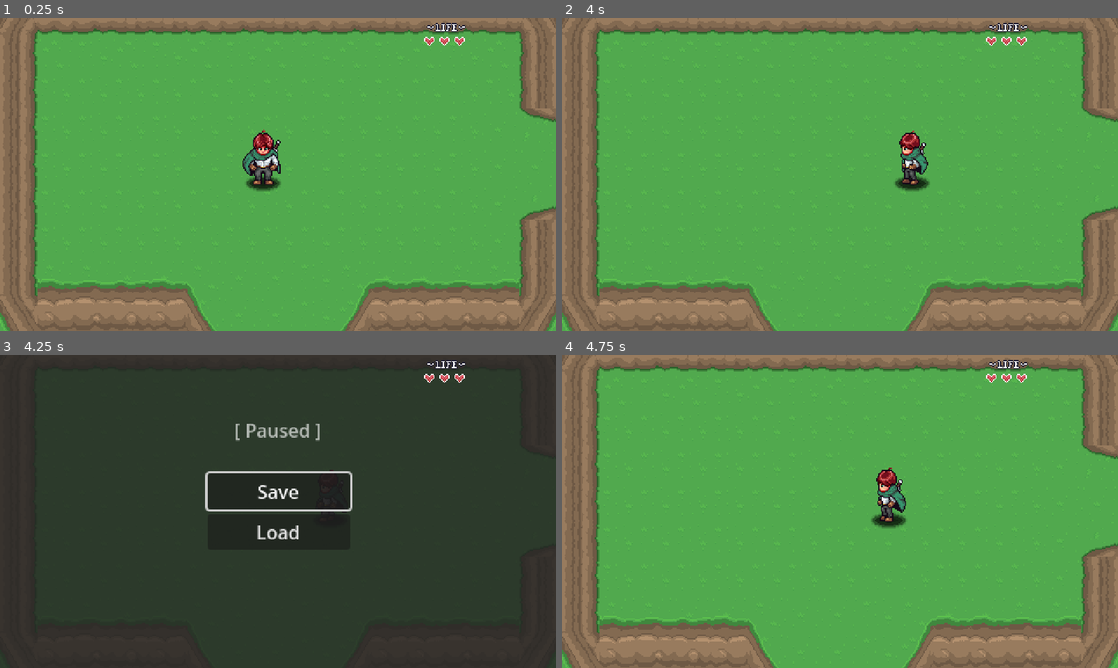
Above: before the commit, frames 1-4 (two rows, left to right).
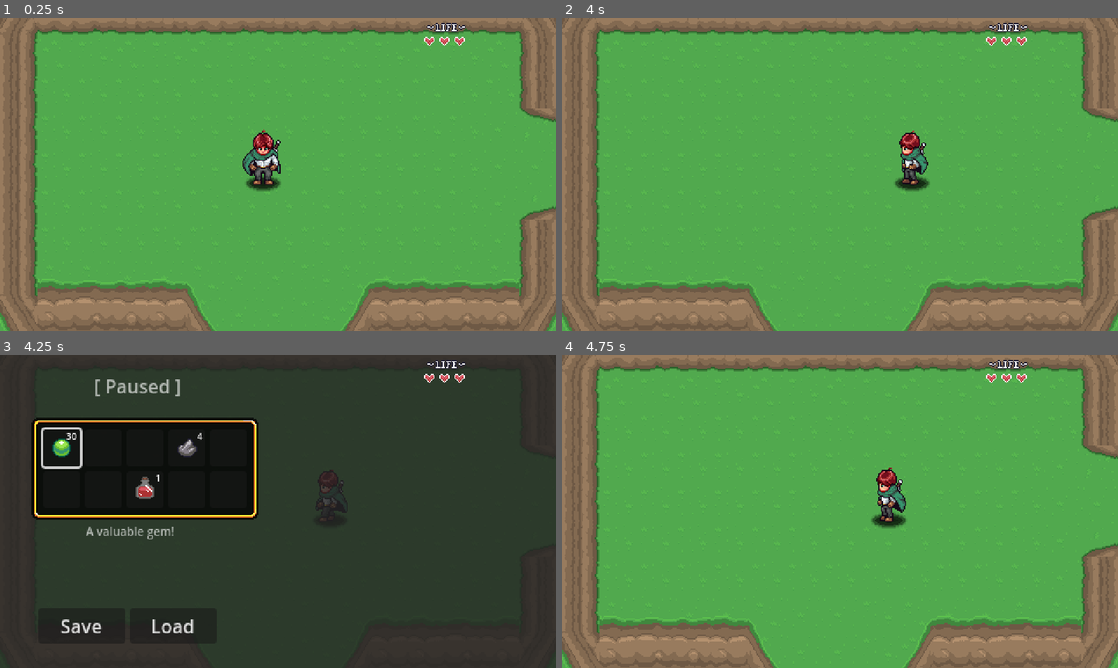
Above: after the commit, the same moments.

Repository: MihailJordanov/AdventutoramaRPG
Game: Godot game, scene res://Levels/Area01/01.tscn
Same seed, same stepped clock (60 frames per second), same inputs: the game is played once before the commit and once after it.
Inputs:
- Up to frame 1 (0.25 s): no input
- Up to frame 2 (4 s): hold D (right) 0.53-1.28 s; hold Z (attack) 0.53-1.28 s; hold S (down) 1.28-2.03 s; tap Z (attack) at 1.35, 2.85 s; hold D (right) 2.03-2.78 s; hold Z (attack) 2.03-2.78 s; hold W (up) 2.78-3.53 s; hold A (left) from 3.53 s (still down); hold Z (attack) from 3.53 s (still down)
- Up to frame 3 (4.25 s): keep holding A (left); keep holding Z (attack); tap Escape (pause) at 4.15 s
- Up to frame 4 (4.75 s): release A (left) at 4.25 s; release Z (attack) at 4.25 s; click "Save" at 4.25 s

Frames 1-2 are identical in both runs. In frame 3, 14% of the frame differs, in the area x 5-64%, y 7-89%; in frame 4, nothing differs.

Commit message:
Resource Based Inventory System

Diff:
--- /dev/null
+++ b/GUI/Pause_menu/Inventory/Scripts/inventory_data.gd
@@ -0,0 +1,6 @@
+class_name InventoryData extends Resource
+
+@export var slots : Array[ SlotData ]
+
+func add_item() -> void:
+	pass
--- /dev/null
+++ b/GUI/Pause_menu/Inventory/Scripts/inventory_slot_ui.gd
@@ -0,0 +1,33 @@
+class_name InventorySlotUI extends Button
+
+var slot_data : SlotData : set = set_slot_data
+
+@onready var texture_rect : TextureRect = $TextureRect
+@onready var label : Label = $Label
+
+
+
+func _ready() -> void:
+	texture_rect.texture = null
+	label.text = ""
+	focus_entered.connect( item_focused )
+	focus_exited.connect( item_unfocused )
+	pass
+
+func set_slot_data( value : SlotData ) -> void:
+	slot_data = value
+	if slot_data == null:
+		return
+
+	texture_rect.texture = slot_data.item_data.texture
+	label.text = str( slot_data.quantity )
+
+func item_focused() -> void:
+	if slot_data != null:
+		if slot_data.item_data != null:
+			PauseMenu.update_item_description( slot_data.item_data.description )
+	pass
+
+func item_unfocused() -> void:
+	PauseMenu.update_item_description( "" )
+	pass
--- /dev/null
+++ b/GUI/Pause_menu/Inventory/Scripts/inventory_ui.gd
@@ -0,0 +1,24 @@
+class_name InventoryUI extends Control
+
+const INVENTORY_SLOT = preload("res://GUI/Pause_menu/Inventory/inventory_slot.tscn")
+
+@export var data : InventoryData
+
+func _ready() -> void:
+	PauseMenu.shown.connect( update_inventory )
+	PauseMenu.hidden.connect( clear_invenory )
+	clear_invenory()
+	pass
+
+
+func clear_invenory() -> void:
+	for c in get_children():
+		c.queue_free()
+
+func update_inventory() -> void:
+	for s in data.slots:
+		var new_slot = INVENTORY_SLOT.instantiate()
+		add_child( new_slot )
+		new_slot.slot_data = s
+
+	get_child( 0 ).grab_focus()
--- /dev/null
+++ b/GUI/Pause_menu/Inventory/Scripts/slot_data.gd
@@ -0,0 +1,4 @@
+class_name SlotData extends Resource
+
+@export var item_data : ItemData
+@export var quantity : int = 0
--- /dev/null
+++ b/GUI/Pause_menu/Inventory/inventory_slot.tscn
@@ -0,0 +1,29 @@
+[gd_scene load_steps=4 format=3 uid="uid://cjemm6f475cvb"]
+
+[ext_resource type="Texture2D" uid="uid://dmspy5a3ct71d" path="res://Items/Sprites/items.png" id="1_knipy"]
+[ext_resource type="Script" uid="uid://7xulc0yx7jwc" path="res://GUI/Pause_menu/Inventory/Scripts/inventory_slot_ui.gd" id="1_svcoc"]
+
+[sub_resource type="AtlasTexture" id="AtlasTexture_svcoc"]
+atlas = ExtResource("1_knipy")
+region = Rect2(0, 0, 32, 32)
+
+[node name="InventorySlot" type="Button"]
+custom_minimum_size = Vector2(32, 32)
+offset_right = 32.0
+offset_bottom = 32.0
+script = ExtResource("1_svcoc")
+
+[node name="TextureRect" type="TextureRect" parent="."]
+layout_mode = 0
+offset_right = 32.0
+offset_bottom = 32.0
+texture = SubResource("AtlasTexture_svcoc")
+stretch_mode = 3
+
+[node name="Label" type="Label" parent="."]
+layout_mode = 0
+offset_right = 30.0
+offset_bottom = 23.0
+theme_override_font_sizes/font_size = 8
+text = "99"
+horizontal_alignment = 2
--- /dev/null
+++ b/GUI/Pause_menu/Inventory/player_inventory.tres
@@ -0,0 +1,30 @@
+[gd_resource type="Resource" script_class="InventoryData" load_steps=9 format=3 uid="uid://u037qfcnmhp"]
+
+[ext_resource type="Script" uid="uid://dptphdqllad8r" path="res://GUI/Pause_menu/Inventory/Scripts/inventory_data.gd" id="1_hkasp"]
+[ext_resource type="Script" uid="uid://br4bcnp000yhh" path="res://GUI/Pause_menu/Inventory/Scripts/slot_data.gd" id="2_8fnfv"]
+[ext_resource type="Resource" uid="uid://dy707ii5jh8bn" path="res://Items/gem.tres" id="3_8fnfv"]
+[ext_resource type="Resource" uid="uid://ux16j3h34qe1" path="res://Items/stone.tres" id="4_6vbvx"]
+[ext_resource type="Resource" uid="uid://cuqbsimlprl1b" path="res://Items/potion.tres" id="5_5bsby"]
+
+[sub_resource type="Resource" id="Resource_p7mi0"]
+script = ExtResource("2_8fnfv")
+item_data = ExtResource("3_8fnfv")
+quantity = 30
+metadata/_custom_type_script = "uid://br4bcnp000yhh"
+
+[sub_resource type="Resource" id="Resource_0t6px"]
+script = ExtResource("2_8fnfv")
+item_data = ExtResource("4_6vbvx")
+quantity = 4
+metadata/_custom_type_script = "uid://br4bcnp000yhh"
+
+[sub_resource type="Resource" id="Resource_ex750"]
+script = ExtResource("2_8fnfv")
+item_data = ExtResource("5_5bsby")
+quantity = 1
+metadata/_custom_type_script = "uid://br4bcnp000yhh"
+
+[resource]
+script = ExtResource("1_hkasp")
+slots = Array[ExtResource("2_8fnfv")]([SubResource("Resource_p7mi0"), null, null, SubResource("Resource_0t6px"), null, null, null, SubResource("Resource_ex750"), null, null])
+metadata/_custom_type_script = "uid://dptphdqllad8r"
--- a/GUI/Pause_menu/pause_menu.gd
+++ b/GUI/Pause_menu/pause_menu.gd
@@ -1,7 +1,12 @@
 extends CanvasLayer
 
-@onready var button_save : Button = $VBoxContainer/Button_Save
-@onready var button_load : Button = $VBoxContainer/Button_Load
+signal shown
+signal hidden
+
+@onready var button_save : Button = $Control/VBoxContainer/Button_Save
+@onready var button_load : Button = $Control/VBoxContainer/Button_Load
+@onready var item_description : Label = $Control/ItemDescription
+
 
 var is_paused : bool = false
 
@@ -24,12 +29,13 @@
 	get_tree().paused = true
 	visible = true
 	is_paused = true
-	button_save.grab_focus()
+	shown.emit()
 
 func hide_pause_menu() -> void:
 	get_tree().paused = false
 	visible = false
 	is_paused = false
+	hidden.emit()
 
 
 func _on_save_pressed() -> void:
@@ -47,3 +53,7 @@
 	await LevelManager.level_load_started
 	hide_pause_menu()
 	pass
+
+func update_item_description( new_text : String ) -> void:
+	item_description.text = new_text
+	pass
--- a/GUI/Pause_menu/pause_menu.tscn
+++ b/GUI/Pause_menu/pause_menu.tscn
@@ -1,12 +1,40 @@
-[gd_scene load_steps=2 format=3 uid="uid://0rc6lt6hvqnw"]
+[gd_scene load_steps=8 format=3 uid="uid://0rc6lt6hvqnw"]
 
 [ext_resource type="Script" uid="uid://dag2qb14sodge" path="res://GUI/Pause_menu/pause_menu.gd" id="1_4m15a"]
+[ext_resource type="Texture2D" uid="uid://dmspy5a3ct71d" path="res://Items/Sprites/items.png" id="2_75sfk"]
+[ext_resource type="Script" uid="uid://dgpelne2xi8ta" path="res://GUI/Pause_menu/Inventory/Scripts/inventory_ui.gd" id="3_8wqos"]
+[ext_resource type="PackedScene" uid="uid://cjemm6f475cvb" path="res://GUI/Pause_menu/Inventory/inventory_slot.tscn" id="3_40sp7"]
+[ext_resource type="Resource" uid="uid://u037qfcnmhp" path="res://GUI/Pause_menu/Inventory/player_inventory.tres" id="4_jxlrx"]
+
+[sub_resource type="AtlasTexture" id="AtlasTexture_40sp7"]
+atlas = ExtResource("2_75sfk")
+region = Rect2(96, 0, 32, 32)
+
+[sub_resource type="StyleBoxTexture" id="StyleBoxTexture_8wqos"]
+content_margin_left = 10.0
+content_margin_top = 10.0
+content_margin_right = 10.0
+content_margin_bottom = 10.0
+texture = SubResource("AtlasTexture_40sp7")
+texture_margin_left = 14.0
+texture_margin_top = 14.0
+texture_margin_right = 14.0
+texture_margin_bottom = 14.0
 
 [node name="PauseMenu" type="CanvasLayer"]
 process_mode = 3
 script = ExtResource("1_4m15a")
 
-[node name="ColorRect" type="ColorRect" parent="."]
+[node name="Control" type="Control" parent="."]
+layout_mode = 3
+anchors_preset = 15
+anchor_right = 1.0
+anchor_bottom = 1.0
+grow_horizontal = 2
+grow_vertical = 2
+
+[node name="ColorRect" type="ColorRect" parent="Control"]
+layout_mode = 1
 anchors_preset = 15
 anchor_right = 1.0
 anchor_bottom = 1.0
@@ -14,38 +42,93 @@
 grow_vertical = 2
 color = Color(0.141176, 0.141176, 0.141176, 0.831373)
 
-[node name="VBoxContainer" type="VBoxContainer" parent="."]
+[node name="Label" type="Label" parent="Control"]
+modulate = Color(1, 1, 1, 0.643137)
+layout_mode = 1
 anchors_preset = 8
 anchor_left = 0.5
 anchor_top = 0.5
 anchor_right = 0.5
 anchor_bottom = 0.5
-offset_left = -61.5
-offset_top = -33.0
-offset_right = 61.5
-offset_bottom = 33.0
+offset_left = -159.0
+offset_top = -120.0
+offset_right = -83.0
+offset_bottom = -97.0
 grow_horizontal = 2
 grow_vertical = 2
+text = "[ Paused ]"
 
-[node name="Button_Save" type="Button" parent="VBoxContainer"]
-layout_mode = 2
-text = "Save"
-
-[node name="Button_Load" type="Button" parent="VBoxContainer"]
-layout_mode = 2
-text = "Load"
-
-[node name="Label" type="Label" parent="."]
+[node name="ItemDescription" type="Label" parent="Control"]
 modulate = Color(1, 1, 1, 0.643137)
+layout_mode = 1
 anchors_preset = 8
 anchor_left = 0.5
 anchor_top = 0.5
 anchor_right = 0.5
 anchor_bottom = 0.5
-offset_left = -38.0
-offset_top = -82.0
-offset_right = 38.0
-offset_bottom = -59.0
+offset_left = -212.0
+offset_top = 10.0
+offset_right = -43.0
+offset_bottom = 33.0
 grow_horizontal = 2
 grow_vertical = 2
-text = "[ Paused ]"
+theme_override_font_sizes/font_size = 10
+text = "The red drink restores your health!"
+horizontal_alignment = 1
+autowrap_mode = 2
+
+[node name="PanelContainer" type="PanelContainer" parent="Control"]
+layout_mode = 0
+offset_left = 27.0
+offset_top = 54.0
+offset_right = 223.0
+offset_bottom = 142.0
+theme_override_styles/panel = SubResource("StyleBoxTexture_8wqos")
+
+[node name="GridContainer" type="GridContainer" parent="Control/PanelContainer"]
+layout_mode = 2
+columns = 5
+script = ExtResource("3_8wqos")
+data = ExtResource("4_jxlrx")
+
+[node name="InventorySlot3" parent="Control/PanelContainer/GridContainer" instance=ExtResource("3_40sp7")]
+layout_mode = 2
+
+[node name="InventorySlot" parent="Control/PanelContainer/GridContainer" instance=ExtResource("3_40sp7")]
+layout_mode = 2
+
+[node name="InventorySlot2" parent="Control/PanelContainer/GridContainer" instance=ExtResource("3_40sp7")]
+layout_mode = 2
+
+[node name="InventorySlot4" parent="Control/PanelContainer/GridContainer" instance=ExtResource("3_40sp7")]
+layout_mode = 2
+
+[node name="InventorySlot5" parent="Control/PanelContainer/GridContainer" instance=ExtResource("3_40sp7")]
+layout_mode = 2
+
+[node name="InventorySlot6" parent="Control/PanelContainer/GridContainer" instance=ExtResource("3_40sp7")]
+layout_mode = 2
+
+[node name="VBoxContainer" type="HBoxContainer" parent="Control"]
+layout_mode = 1
+anchors_preset = 8
+anchor_left = 0.5
+anchor_top = 0.5
+anchor_right = 0.5
+anchor_bottom = 0.5
+offset_left = -207.0
+offset_top = 83.0
+offset_right = -53.0
+offset_bottom = 114.0
+grow_horizontal = 2
+grow_vertical = 2
+
+[node name="Button_Save" type="Button" parent="Control/VBoxContainer"]
+custom_minimum_size = Vector2(75, 0)
+layout_mode = 2
+text = "Save"
+
+[node name="Button_Load" type="Button" parent="Control/VBoxContainer"]
+custom_minimum_size = Vector2(75, 0)
+layout_mode = 2
+text = "Load"
--- /dev/null
+++ b/Items/Scripts/item_data.gd
@@ -0,0 +1,6 @@
+class_name ItemData extends Resource
+
+
+@export var name : String = ""
+@export_multiline var description : String = ""
+@export var texture : Texture2D
--- /dev/null
+++ b/Items/gem.tres
@@ -0,0 +1,15 @@
+[gd_resource type="Resource" script_class="ItemData" load_steps=4 format=3 uid="uid://dy707ii5jh8bn"]
+
+[ext_resource type="Script" uid="uid://c4fmv77ej1kfs" path="res://Items/Scripts/item_data.gd" id="1_5ujwg"]
+[ext_resource type="Texture2D" uid="uid://dmspy5a3ct71d" path="res://Items/Sprites/items.png" id="2_kvxp5"]
+
+[sub_resource type="AtlasTexture" id="AtlasTexture_yq8b3"]
+atlas = ExtResource("2_kvxp5")
+region = Rect2(0, 0, 32, 32)
+
+[resource]
+script = ExtResource("1_5ujwg")
+name = "Gem"
+description = "A valuable gem!"
+texture = SubResource("AtlasTexture_yq8b3")
+metadata/_custom_type_script = "uid://c4fmv77ej1kfs"
--- /dev/null
+++ b/Items/potion.tres
@@ -0,0 +1,15 @@
+[gd_resource type="Resource" script_class="ItemData" load_steps=4 format=3 uid="uid://cuqbsimlprl1b"]
+
+[ext_resource type="Script" uid="uid://c4fmv77ej1kfs" path="res://Items/Scripts/item_data.gd" id="1_hw0jr"]
+[ext_resource type="Texture2D" uid="uid://dmspy5a3ct71d" path="res://Items/Sprites/items.png" id="2_5vqjr"]
+
+[sub_resource type="AtlasTexture" id="AtlasTexture_t8xv6"]
+atlas = ExtResource("2_5vqjr")
+region = Rect2(32, 0, 32, 32)
+
+[resource]
+script = ExtResource("1_hw0jr")
+name = "Potion"
+description = "The red drink restores your health!"
+texture = SubResource("AtlasTexture_t8xv6")
+metadata/_custom_type_script = "uid://c4fmv77ej1kfs"
--- /dev/null
+++ b/Items/stone.tres
@@ -0,0 +1,15 @@
+[gd_resource type="Resource" script_class="ItemData" load_steps=4 format=3 uid="uid://ux16j3h34qe1"]
+
+[ext_resource type="Script" uid="uid://c4fmv77ej1kfs" path="res://Items/Scripts/item_data.gd" id="1_mndqm"]
+[ext_resource type="Texture2D" uid="uid://dmspy5a3ct71d" path="res://Items/Sprites/items.png" id="2_6sq6v"]
+
+[sub_resource type="AtlasTexture" id="AtlasTexture_gqhqt"]
+atlas = ExtResource("2_6sq6v")
+region = Rect2(64, 0, 32, 32)
+
+[resource]
+script = ExtResource("1_mndqm")
+name = "Stone"
+description = "Who doesn't collecting rocks!?"
+texture = SubResource("AtlasTexture_gqhqt")
+metadata/_custom_type_script = "uid://c4fmv77ej1kfs"
Not shown, added: GUI/Pause_menu/Inventory/Scripts/inventory_data.gd.uid
Not shown, added: GUI/Pause_menu/Inventory/Scripts/inventory_slot_ui.gd.uid
Not shown, added: GUI/Pause_menu/Inventory/Scripts/inventory_ui.gd.uid
Not shown, added: GUI/Pause_menu/Inventory/Scripts/slot_data.gd.uid
Not shown, added: Items/Scripts/item_data.gd.uid
Binary file added: Items/Sprites/items.png
Not shown, added: Items/Sprites/items.png.import
